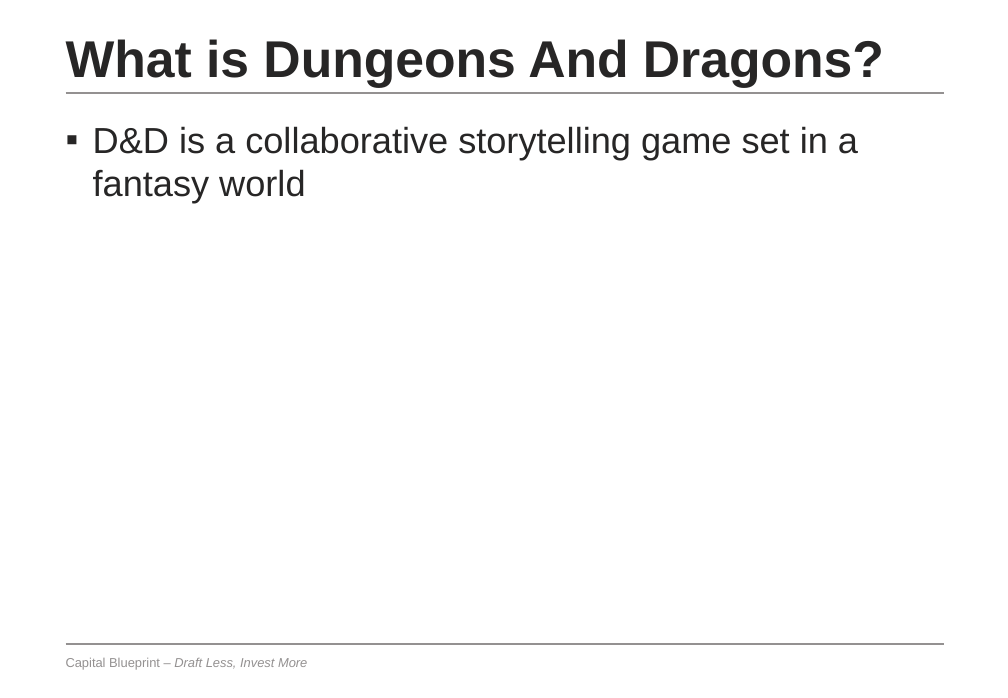
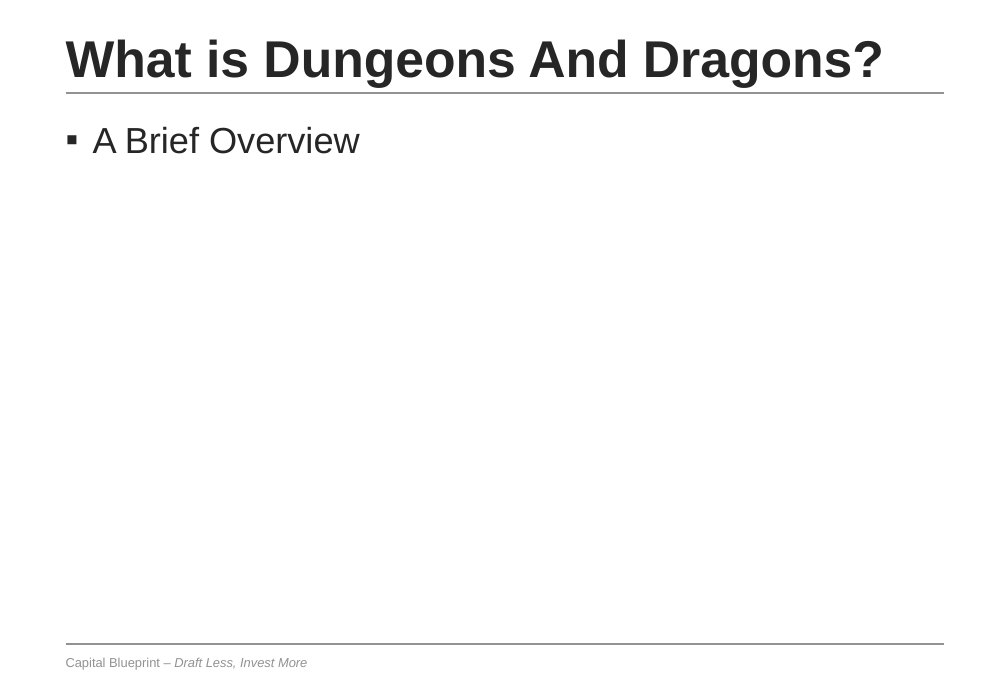
Before and after one commit to manu-sapiens/text2pptx, a slide deck: slide 2 of temp/test_output_option_5.pptx. Drawn at 1008x698 pixels with LibreOffice and Linux fonts; fonts in the diff are those of the drawing. Boxes give left, top, right and bottom in pixels: in the first picture for what was removed or moved away, otherwise in the second. Text is boxed around its words. In the diff, an @@ line names an element or a change of style, - is before the commit and + after.

```diff
--- a/temp/test_output_option_5.pptx
+++ b/temp/test_output_option_5.pptx
@@ text at box(93, 126, 360, 154): text changed @@
-▪ D&D is a collaborative storytelling game set in a fantasy world
+▪ A Brief Overview
```
Also in this commit, not shown: 5 other slides changed, 1 slide added, 3 slides removed, 7 other files.
